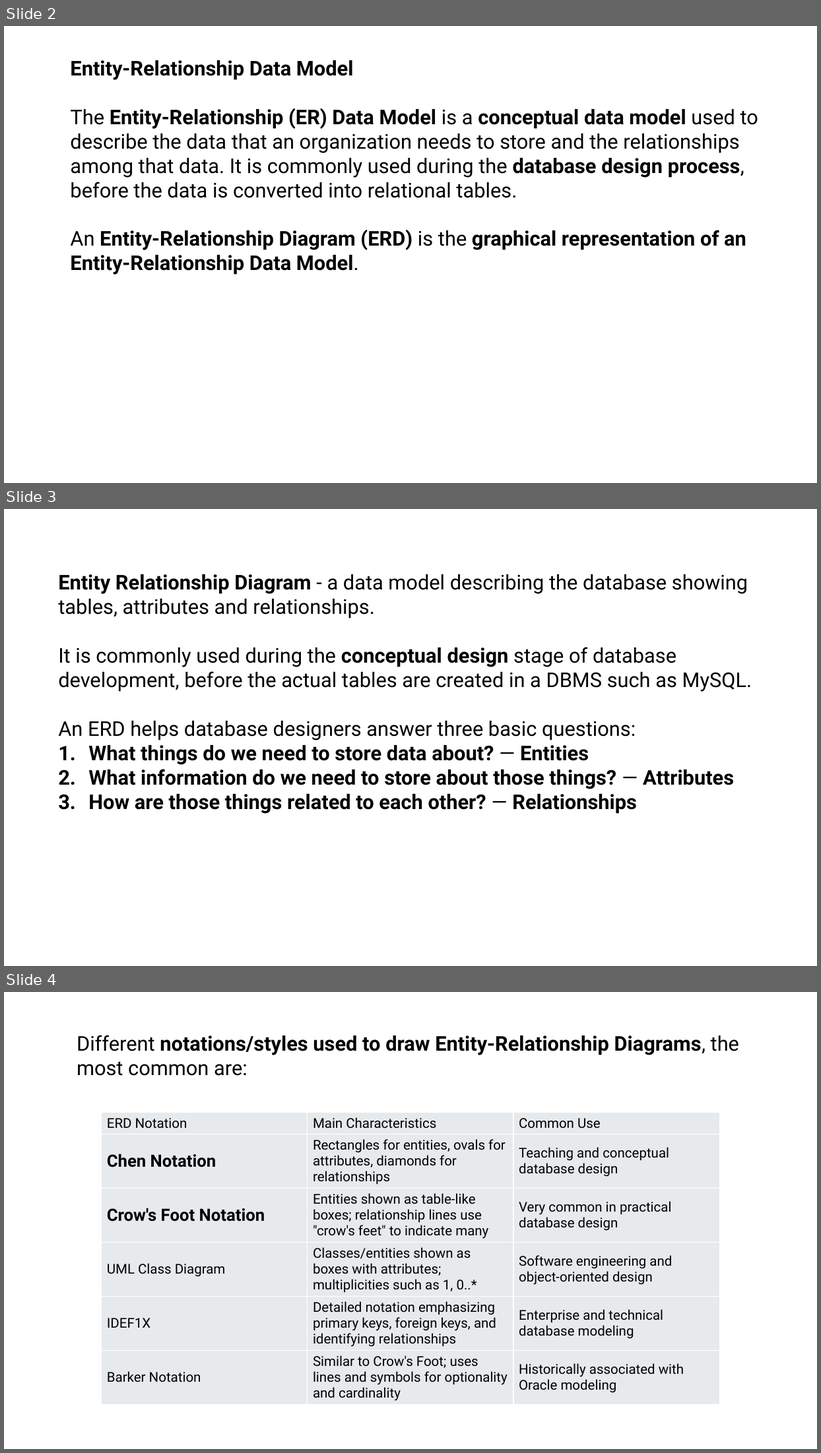
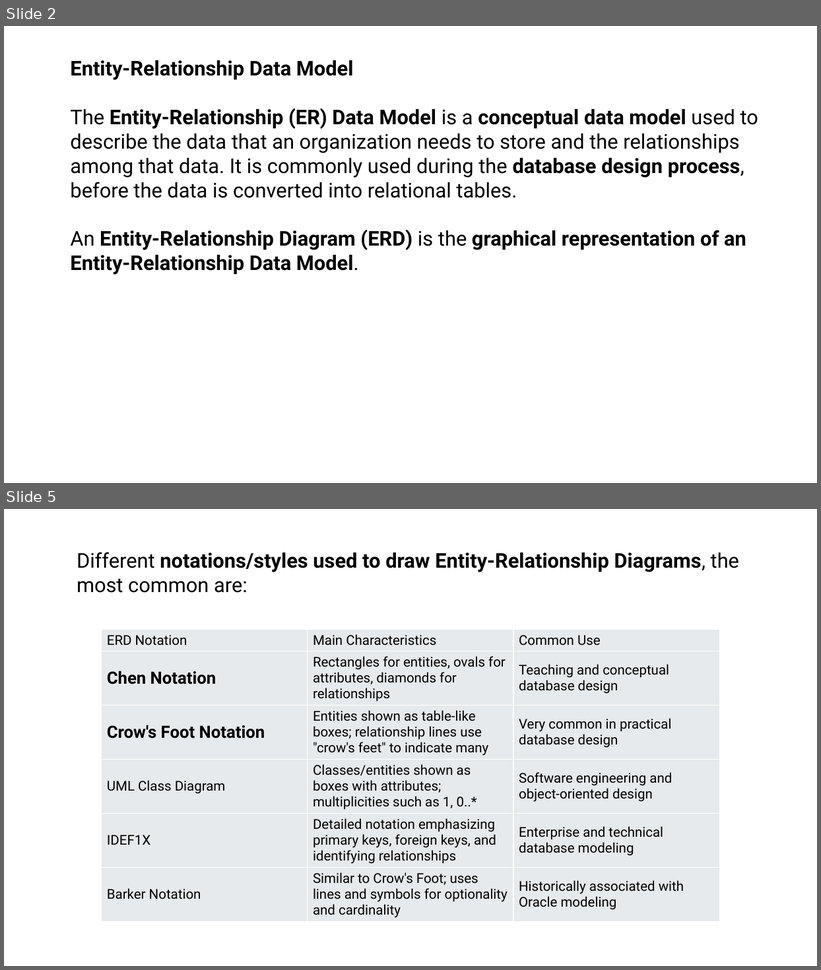
Before and after one commit to joannes630/AU, a slide deck: CSC 4500 GitHub/Entity Relationship Data Model.pptx. Shown one above the other, each under a label of ours: slides 2, 3 and 4 before the commit, slides 2 and 5 after it; the slides between them are not shown. The pictures are 821x1453 and 821x970 pixels, drawn with LibreOffice and Linux fonts; fonts in the diff are those of the drawing. Boxes give left, top, right and bottom in pixels: in the first picture for what was removed or moved away, otherwise in the second. Text is boxed around its words. In the diff, an @@ line names an element or a change of style, - is before the commit and + after.

```diff
--- a/CSC 4500 GitHub/Entity Relationship Data Model.pptx
+++ b/CSC 4500 GitHub/Entity Relationship Data Model.pptx
@@ slide 3 removed at (4, 509, 817, 966), background #FFFFFF @@
@@ text removed at (58, 574, 752, 814) @@
-Entity Relationship Diagram - a data model describing the database showing tables, attributes and relationships.
-It is commonly used during the conceptual design stage of database development, before the actual tables are created in a DBMS such as MySQL.
-An ERD helps database designers answer three basic questions:
-1. What things do we need to store data about? — Entities
-2. What information do we need to store about those things? — Attributes
-3. How are those things related to each other? — Relationships
@@ what was slide 4 is now slide 5 @@
```
Also in this commit, not shown: 5 slides changed, 19 slides added, 1 other slide removed.
